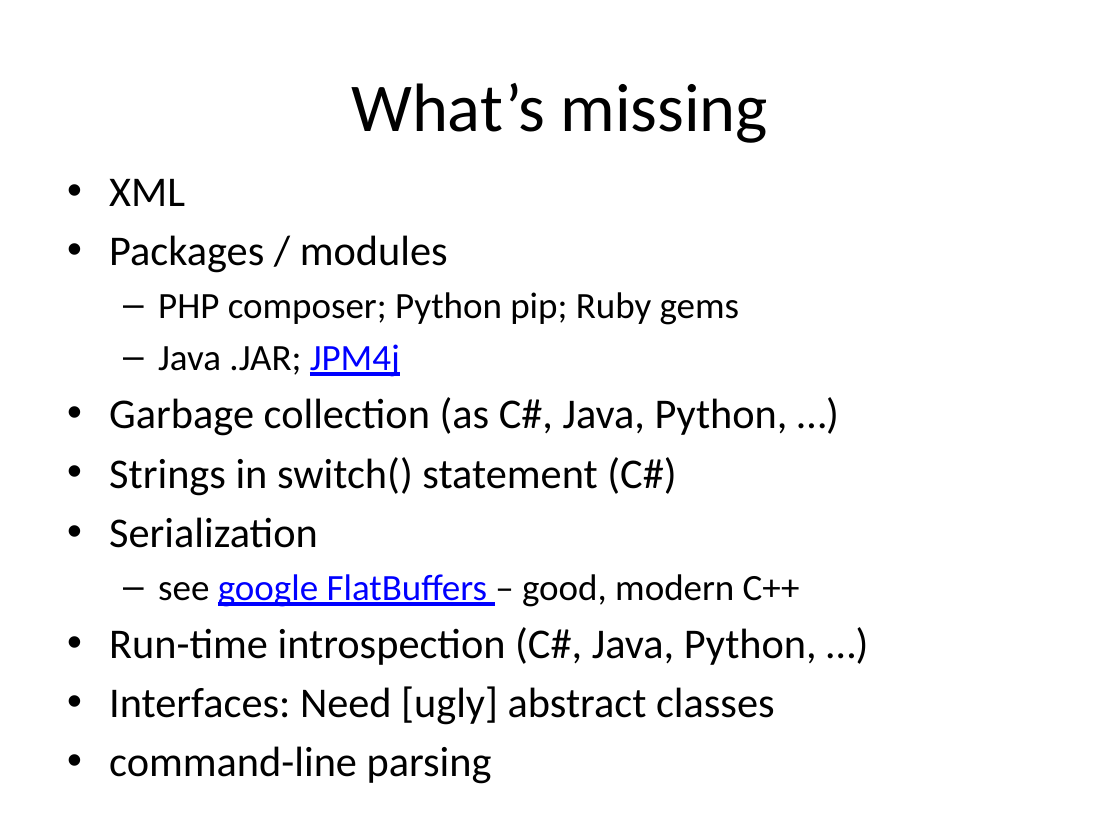
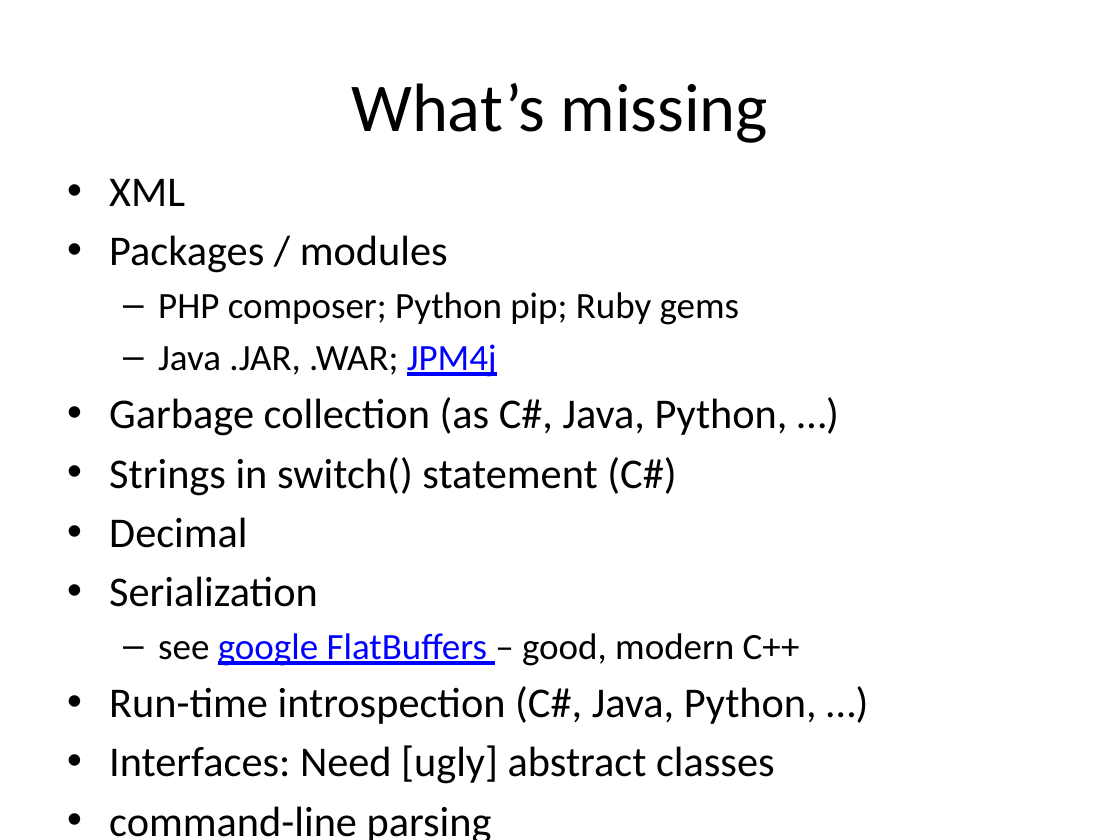
Before and after one commit to fellmad/FunWithCpp11, a slide deck: slide 7 of doc/Fun_with_C++11.pptx (slide 5 before the commit). Drawn at 1120x840 pixels with LibreOffice and Linux fonts; fonts in the diff are those of the drawing. Boxes give left, top, right and bottom in pixels: in the first picture for what was removed or moved away, otherwise in the second. Text is boxed around its words. In the diff, an @@ line names an element or a change of style, - is before the commit and + after.

```diff
--- a/doc/Fun_with_C++11.pptx
+++ b/doc/Fun_with_C++11.pptx
@@ text at (158,344,497,377): text changed @@
-  – Java .JAR; JPM4j
+  – Java .JAR, .WAR; JPM4j
@@ text at (109,517,247,548): paragraph added @@
+• Decimal
```
Also in this commit, not shown: 3 other slides changed, 7 slides added.
